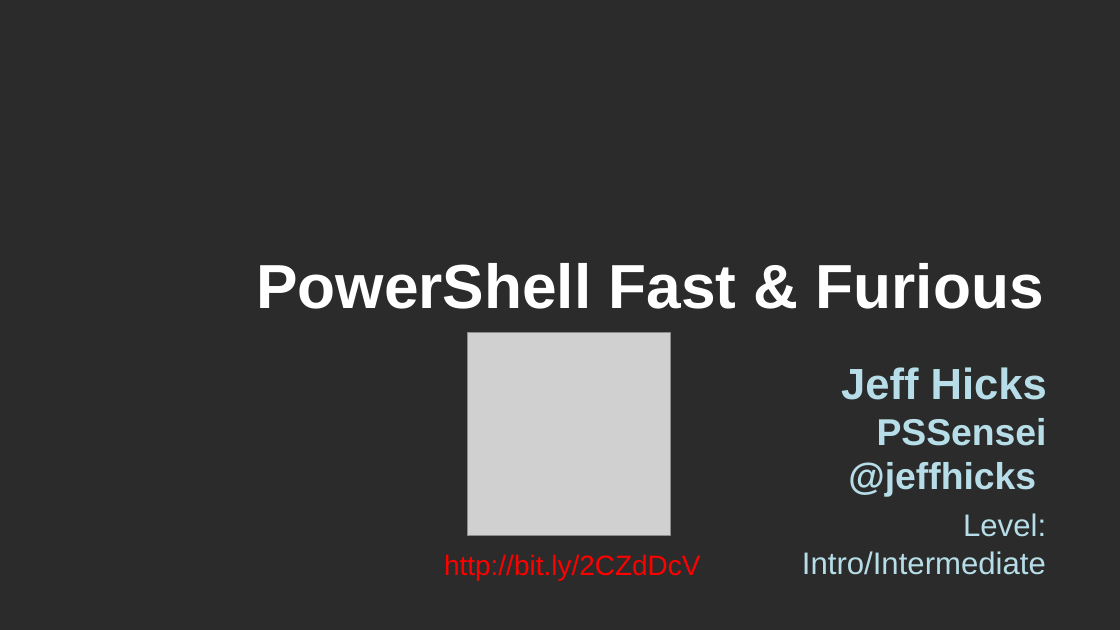
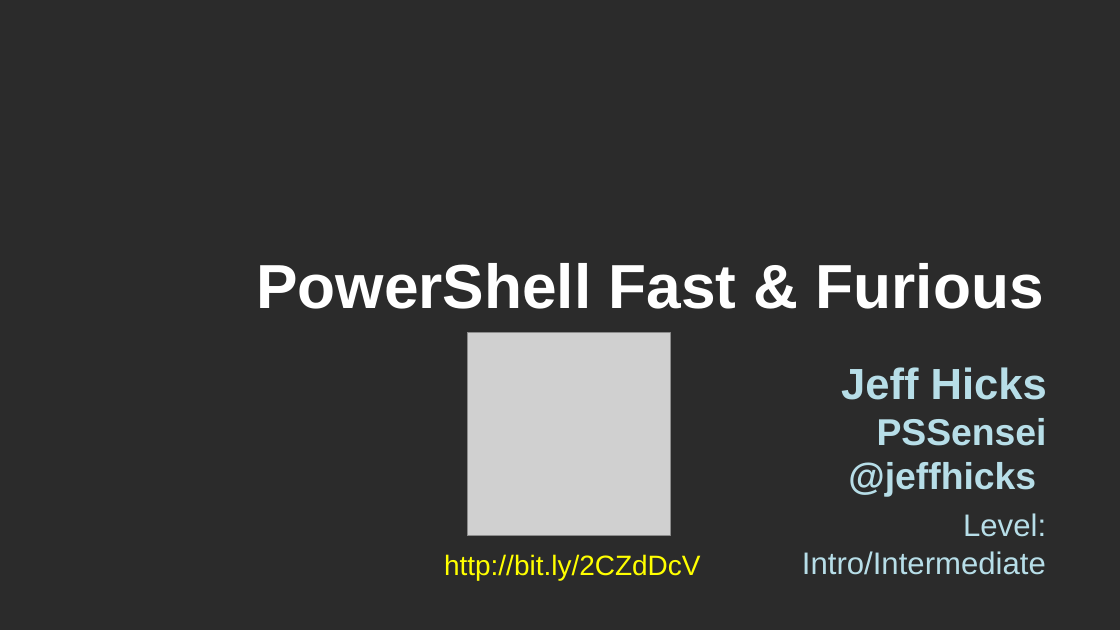
Before and after one commit to jdhitsolutions/powershell-fast-and-furious, a slide deck: slide 1 of hicks-psfast.pptx. Drawn at 1120x630 pixels with LibreOffice and Linux fonts; fonts in the diff are those of the drawing; grey boxes stand for pictures; background and template pictures are left out; a plain dark background stands for a picture behind light text. Boxes give left, top, right and bottom in pixels: in the first picture for what was removed or moved away, otherwise in the second. Text is boxed around its words. In the diff, an @@ line names an element or a change of style, - is before the commit and + after.

```diff
--- a/hicks-psfast.pptx
+++ b/hicks-psfast.pptx
@@ text "http://bit.ly/2CZdDcV" at box(444, 554, 701, 580): text colour #FF0000 to #FFFF00 @@
```
Also in this commit, not shown: 1 other slide changed, 3 other files.
